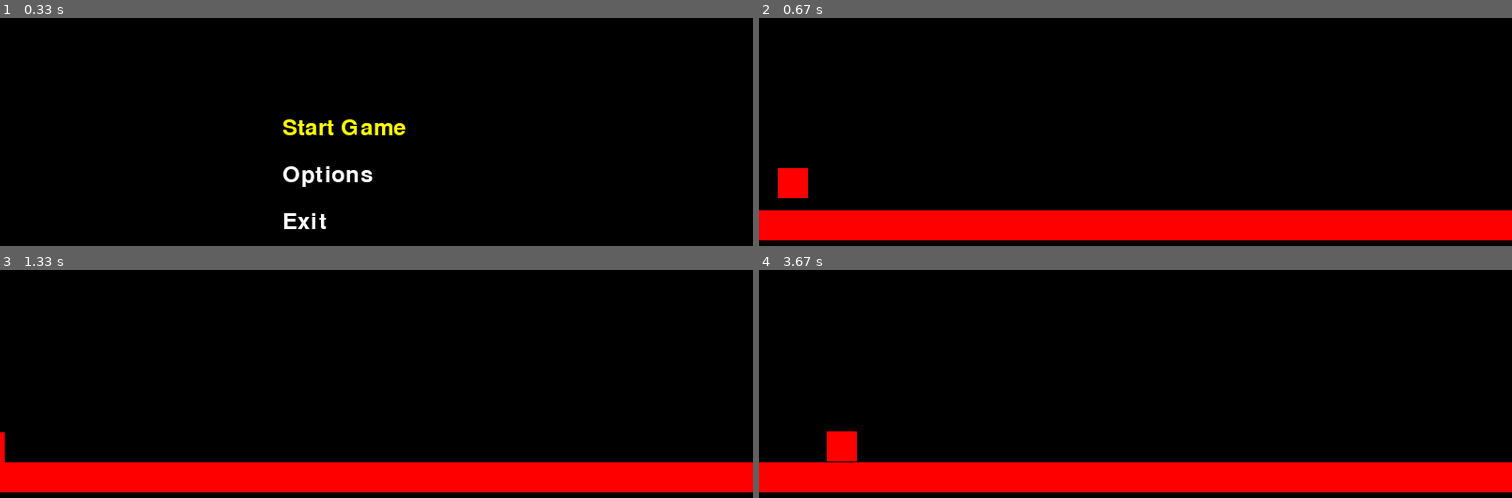
Above: before the commit, frames 1-4 (two rows, left to right).
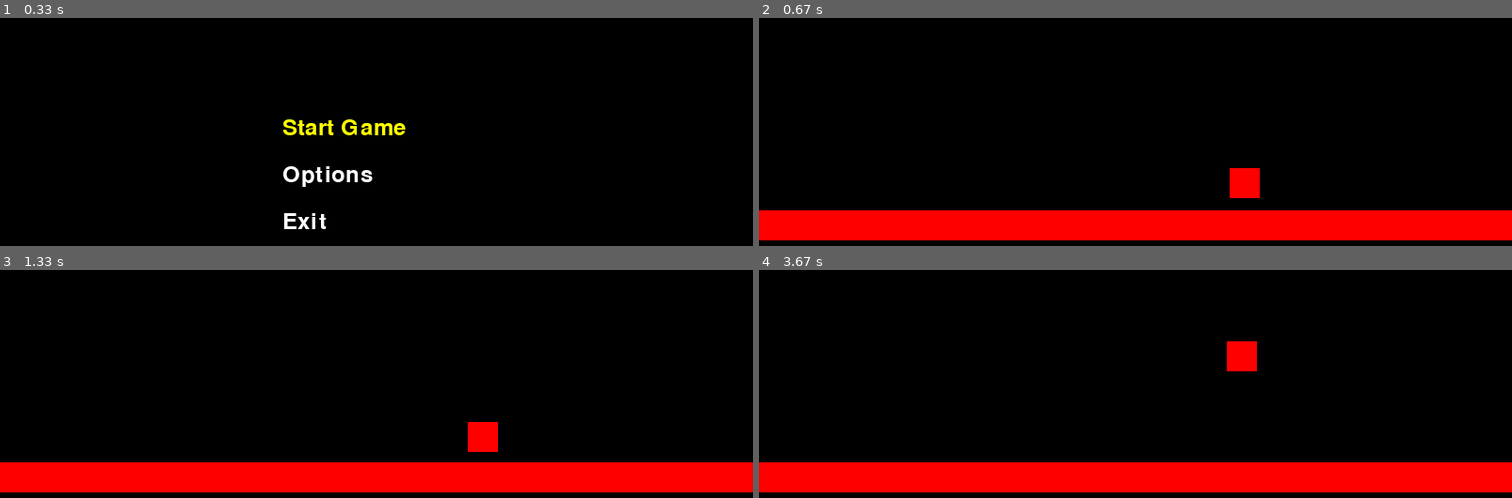
Above: after the commit, the same moments.

Repository: ViniciusKoiti/AgeOfRunner
Game: pygame game, started from main.py
Two runs of this game, one before a commit and one after it. Both use one fixed random seed, a clock stepped at 60 frames per second and the inputs below.
Inputs:
- Up to frame 1 (0.33 s): no input
- Up to frame 2 (0.67 s): tap Backspace at 0.33 s
- Up to frame 3 (1.33 s): tap Space at 0.67 s; hold Left from 1 s (still down)
- Up to frame 4 (3.67 s): release Left at 1.47 s; hold Right 1.5-2.13 s; tap Space at 1.57, 1.87, 2.23, 2.53, 2.73, 3.03, 3.23, 3.53 s; hold Left 2.17-2.63 s; hold Right 2.67-3.13 s; hold Right 3.17-3.63 s

Frame 1 is identical in both runs. In frame 2, 1.1% of the frame differs, in the area x 2-67%, y 65-80%; in frame 3, 0.6%; in frame 4, 1.1%.

Commit message:
Commit Inicial

Diff:
--- a/adapters/pymunk_physics.py
+++ b/adapters/pymunk_physics.py
@@ -1,108 +1,154 @@
+import logging
 from typing import Dict, Set, Tuple
 import pymunk
 from domain.physics.vector2D import Vector2D
 from ports.physics_port import PhysicsPort
 
+logging.basicConfig(level=logging.DEBUG)
 
 class PymunkPhysicsAdapter(PhysicsPort):
     def __init__(self, gravity: Vector2D = Vector2D(0, 9.81)):
+        logging.debug("Inicializando PymunkPhysicsAdapter com gravidade: %s", gravity)
         self.space = pymunk.Space()
         self.space.gravity = (gravity.x, gravity.y)
+        self.default_gravity = gravity
+        self.gravity_multiplier = 1
+
+        self.space.iterations = 30
 
         self.bodies: Dict[int, pymunk.Body] = {}
         self.shapes: Dict[int, pymunk.Shape] = {}
         self.next_id = 0
 
-        self.CATEGORY_DYNAMIC = 1
-        self.CATEGORY_GROUND = 2
-        self.CATEGORY_PLATFORM = 4
+        self.CATEGORY_DYNAMIC = 0b001
+        self.CATEGORY_GROUND = 0b010
+        self.CATEGORY_PLATFORM = 0b100
 
         self.grounded_bodies: Set[int] = set()
 
         self._setup_collision_handlers()
 
+        # Debug flags
+        self.debug_collisions = True
+
+    def flip_gravity(self):
+        """Inverte a direção da gravidade"""
+        self.gravity_multiplier *= -1
+        self.space.gravity = (
+            self.default_gravity.x,
+            self.default_gravity.y * self.gravity_multiplier
+        )
+        logging.debug(f"Gravidade invertida: {self.space.gravity}")
+
     def apply_force(self, object_id: int, force: Vector2D) -> None:
-        """Aplica uma força a um objeto específico"""
         if object_id in self.bodies:
             body = self.bodies[object_id]
             body.apply_force_at_local_point((force.x, force.y), (0, 0))
 
     def set_velocity(self, object_id: int, velocity: Vector2D) -> None:
-        """Define a velocidade de um objeto"""
-        if object_id in self.bodies:
-            body = self.bodies[object_id]
-            body.velocity = (velocity.x, velocity.y)
+        if object_id in self.bodies:
+            body = self.bodies[object_id]
+            max_velocity = 400
+            vx = max(min(velocity.x, max_velocity), -max_velocity)
+            vy = max(min(velocity.y, max_velocity), -max_velocity)
+            body.velocity = (vx, vy)
 
     def get_velocity(self, object_id: int) -> Vector2D:
-        """Obtém a velocidade atual de um objeto"""
         if object_id in self.bodies:
             body = self.bodies[object_id]
             return Vector2D(body.velocity.x, body.velocity.y)
         return Vector2D(0, 0)
 
     def get_position(self, object_id: int) -> Vector2D:
-        """Obtém a posição atual de um objeto"""
         if object_id in self.bodies:
             body = self.bodies[object_id]
             return Vector2D(body.position.x, body.position.y)
         return Vector2D(0, 0)
 
     def set_position(self, object_id: int, position: Vector2D) -> None:
-        """Define a posição de um objeto"""
         if object_id in self.bodies:
             body = self.bodies[object_id]
             body.position = (position.x, position.y)
 
     def _setup_collision_handlers(self):
-        def begin_collision(arbiter, space, data):
-            # Obtém as formas da colisão
+       def begin_collision(arbiter, space, data):
+            if self.debug_collisions:
+                logging.debug(f"Colisão detectada! Normal: {arbiter.normal}")
+
             shapes = arbiter.shapes
             normal = arbiter.normal
 
-            # Identifica qual shape é o jogador e qual é o chão
-            player_shape = None
+            # Identifica as shapes
+            dynamic_shape = None
             ground_shape = None
 
             for shape in shapes:
                 if shape.collision_type == self.CATEGORY_DYNAMIC:
-                    player_shape = shape
+                    dynamic_shape = shape
                 elif shape.collision_type == self.CATEGORY_GROUND:
                     ground_shape = shape
 
-            if player_shape and ground_shape:
-                print(normal.y)
-                # Verifica se a colisão é vertical (usando o vetor normal)
-                if normal.y < -0.7:  # Colisão vindo de cima
-                    # Encontra o ID do corpo do jogador
+            if dynamic_shape and ground_shape:
+                # Verifica a direção da normal de colisão
+                # Se a gravidade for positiva (para baixo), queremos normal.y > 0
+                # Se a gravidade for negativa (para cima), queremos normal.y < 0
+                is_ground_collision = False
+
+                if self.gravity_multiplier > 0:  # Gravidade normal
+                    is_ground_collision = normal.y > 0.5
+                else:  # Gravidade invertida
+                    is_ground_collision = normal.y < -0.5
+
+                if is_ground_collision:
+                    if self.debug_collisions:
+                        logging.debug("Colisão com o chão detectada!")
+
+                    # Encontra o ID do corpo dinâmico
                     for body_id, shape in self.shapes.items():
-                        if shape == player_shape:
+                        if shape == dynamic_shape:
                             self.grounded_bodies.add(body_id)
+                            if self.debug_collisions:
+                                logging.debug(f"Objeto {body_id} está no chão")
                             break
-            return True
-
-        def separate_collision(arbiter, space, data):
-            shapes = arbiter.shapes
-            player_shape = None
-
-            for shape in shapes:
-                if shape.collision_type == self.CATEGORY_DYNAMIC:
-                    player_shape = shape
+                return True
+
+            def separate_collision(arbiter, space, data):
+                if self.debug_collisions:
+                    logging.debug("Separação detectada!")
+
+                shapes = arbiter.shapes
+                dynamic_shape = None
+
+                for shape in shapes:
+                    if shape.collision_type == self.CATEGORY_DYNAMIC:
+                        dynamic_shape = shape
                     break
 
-            if player_shape:
-                for body_id, shape in self.shapes.items():
-                    if shape == player_shape:
-                        self.grounded_bodies.discard(body_id)
-                        break
-            return True
-
-        # Configura o handler entre DYNAMIC e GROUND
-        handler = self.space.add_collision_handler(
+                if dynamic_shape:
+                    for body_id, shape in self.shapes.items():
+                        if shape == dynamic_shape:
+                            self.grounded_bodies.discard(body_id)
+                            if self.debug_collisions:
+                                logging.debug(f"Objeto {body_id} não está mais no chão")
+                            break
+                return True
+
+        # Handler para colisão com o chão
+            ground_handler = self.space.add_collision_handler(
             self.CATEGORY_DYNAMIC,
             self.CATEGORY_GROUND
-        )
-        handler.begin = begin_collision
-        handler.separate = separate_collision
+            )
+
+            ground_handler.begin = begin_collision
+
+            ground_handler.separate = separate_collision
+
+        # Handler para colisão entre objetos dinâmicos
+            dynamic_handler = self.space.add_collision_handler(
+            self.CATEGORY_DYNAMIC,
+            self.CATEGORY_DYNAMIC
+        )
+            dynamic_handler.begin = lambda a, s, d: True
 
     def create_dynamic_body(self, position: Vector2D, size: Tuple[float, float], mass: float) -> int:
         moment = pymunk.moment_for_box(mass, size)
@@ -110,15 +156,16 @@
         body.position = (position.x, position.y)
 
         shape = pymunk.Poly.create_box(body, size)
-        shape.elasticity = 0.0  # Sem elasticidade para melhor controle
-        shape.friction = 1    # Fricção moderada
+        shape.elasticity = 0.1  # Sem bounce
+        shape.friction = 0.7
         shape.collision_type = self.CATEGORY_DYNAMIC
 
-        # Configura filtro de colisão
+        # Configuração para colidir com tudo
         shape.filter = pymunk.ShapeFilter(
             categories=self.CATEGORY_DYNAMIC,
-            mask=self.CATEGORY_GROUND | self.CATEGORY_PLATFORM
-        )
+            mask=self.CATEGORY_GROUND | self.CATEGORY_PLATFORM | self.CATEGORY_DYNAMIC
+        )
+
         self.space.add(body, shape)
 
         body_id = self.next_id
@@ -131,14 +178,12 @@
     def create_static_body(self, position: Vector2D, size: Tuple[float, float]) -> int:
         body = pymunk.Body(body_type=pymunk.Body.STATIC)
         body.position = (position.x, position.y)
-
         shape = pymunk.Poly.create_box(body, size)
-        shape.friction = 1
-        shape.elasticity = 0.0
+        shape.friction = 0.7
+        shape.elasticity = 0.1  # Sem bounce
         shape.collision_type = self.CATEGORY_GROUND
 
-        shape.density = 1
-        # Configura filtro de colisão
+        # Configuração para colidir com objetos dinâmicos
         shape.filter = pymunk.ShapeFilter(
             categories=self.CATEGORY_GROUND,
             mask=self.CATEGORY_DYNAMIC
@@ -157,8 +202,14 @@
         return object_id in self.grounded_bodies
 
     def update(self, delta_time: float) -> None:
-        fixed_dt = 1/60.0
-        steps = max(1, int(delta_time / fixed_dt))
+        steps = max(1, int(delta_time / (1/120.0)))
+        dt = delta_time / steps
 
         for _ in range(steps):
-            self.space.step(fixed_dt)
+            for body_id in self.bodies:
+                body = self.bodies[body_id]
+                if body.body_type == pymunk.Body.DYNAMIC:
+                    if abs(body.velocity.y) > 500:
+                        body.velocity = (body.velocity.x, 500 if body.velocity.y > 0 else -500)
+
+            self.space.step(dt)
--- a/domain/entity/game_object.py
+++ b/domain/entity/game_object.py
@@ -15,10 +15,8 @@
 
         if mass == float('inf'):
             self.body_id = physics.create_static_body(position, size)
-            print(self.body_id)
         else:
             self.body_id = physics.create_dynamic_body(position, size, mass)
-            print(self.body_id)
         self.physics = physics
 
     @property
--- a/domain/entity/player.py
+++ b/domain/entity/player.py
@@ -10,29 +10,27 @@
             physics=physics,
             position=position,
             size=(32, 32),
-            mass=1.0  # massa normal para objeto dinâmico
+            mass=50.0
         )
-        self.move_force = 1000.0
+        self.move_force = 3000.0
         self.jump_force = 2000.0
+        self.can_toggle_gravity = True
 
     def update(self, delta_time: float):
         super().update(delta_time)
 
-
         if self.is_grounded:
-            self.can_jump = True
+            self.can_toggle_gravity = True
 
             current_vel = self.velocity
-            friction_factor = 1  # Ajuste conforme necessário
+            friction_factor = 0.8
             self.velocity = Vector2D(current_vel.x * friction_factor, current_vel.y)
 
-            # Animações
             if abs(self.velocity.x) > 10:
                 self.current_animation = "run"
             else:
                 self.current_animation = "idle"
         else:
-            # Lógica no ar
             if self.velocity.y < 0:
                 self.current_animation = "jump"
             else:
@@ -45,10 +43,9 @@
         self.apply_force(Vector2D(-self.move_force, 0))
 
     def jump(self):
-
-        if(self.is_grounded):
-
-            self.apply_force(Vector2D(0, -self.jump_force))
+        if isinstance(self.physics, PhysicsPort):
+            self.physics.flip_gravity()
+            self.can_toggle_gravity = False
 
     def handle_input(self, event_handler: EventPort):
         if event_handler.is_key_pressed("left"):
--- a/domain/game.py
+++ b/domain/game.py
@@ -35,13 +35,13 @@
         # Passa a porta de física para os objetos
         player = Player(
             physics=self.physics,
-            position=Vector2D(20, 250)
+            position=Vector2D(500, 250)
         )
 
         ground = GroundSegment(
             physics=self.physics,
             position=Vector2D(0, 300),
-            width=800
+            width=1600
         )
 
 
@@ -78,8 +78,7 @@
         if self.state == GameState.PLAYING:
             self.physics.update(delta_time)
 
-            for obj in self.game_objects:
-                obj.update(delta_time)
+
 
     def render(self):
         self.renderer.clear()
--- a/ports/physics_port.py
+++ b/ports/physics_port.py
@@ -49,3 +49,6 @@
     def is_grounded(self, object_id: int) -> bool:
         """Verifica se um objeto está no chão"""
         pass
+
+    def flip_gravity(self) -> None:
+        pass
